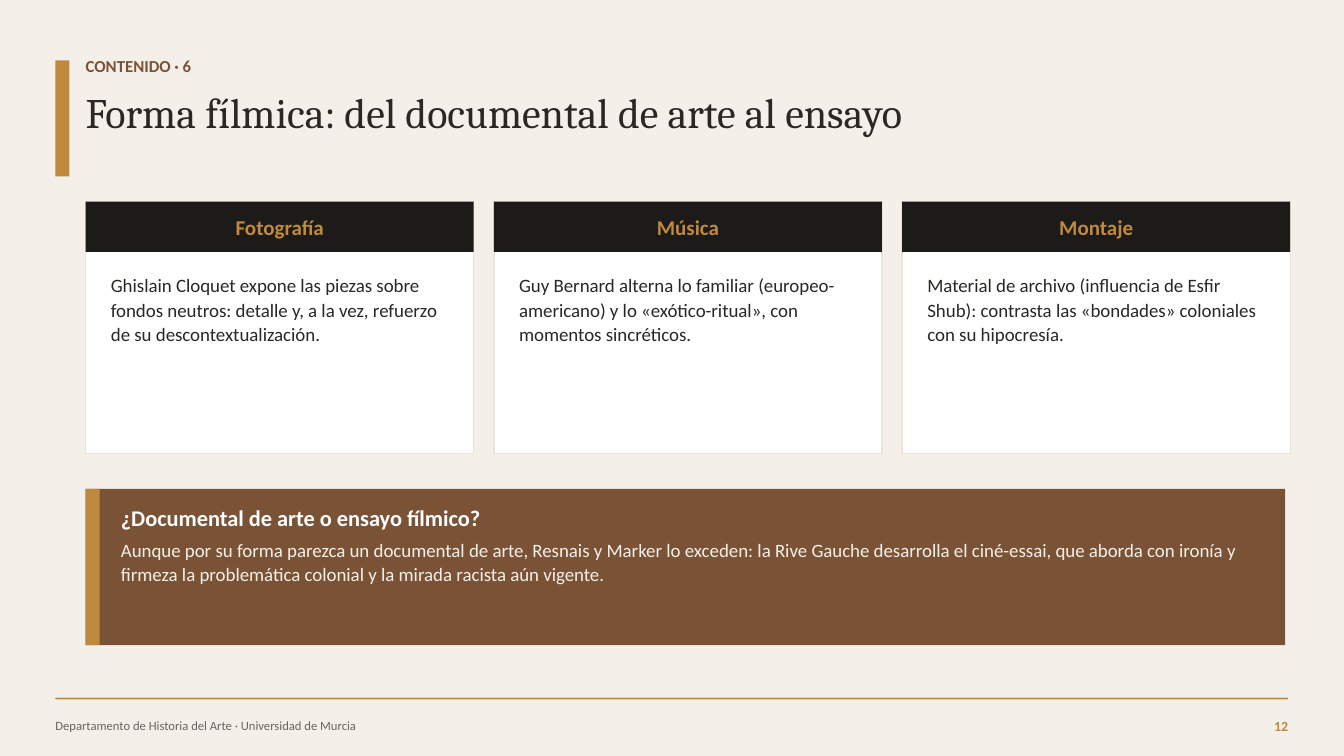
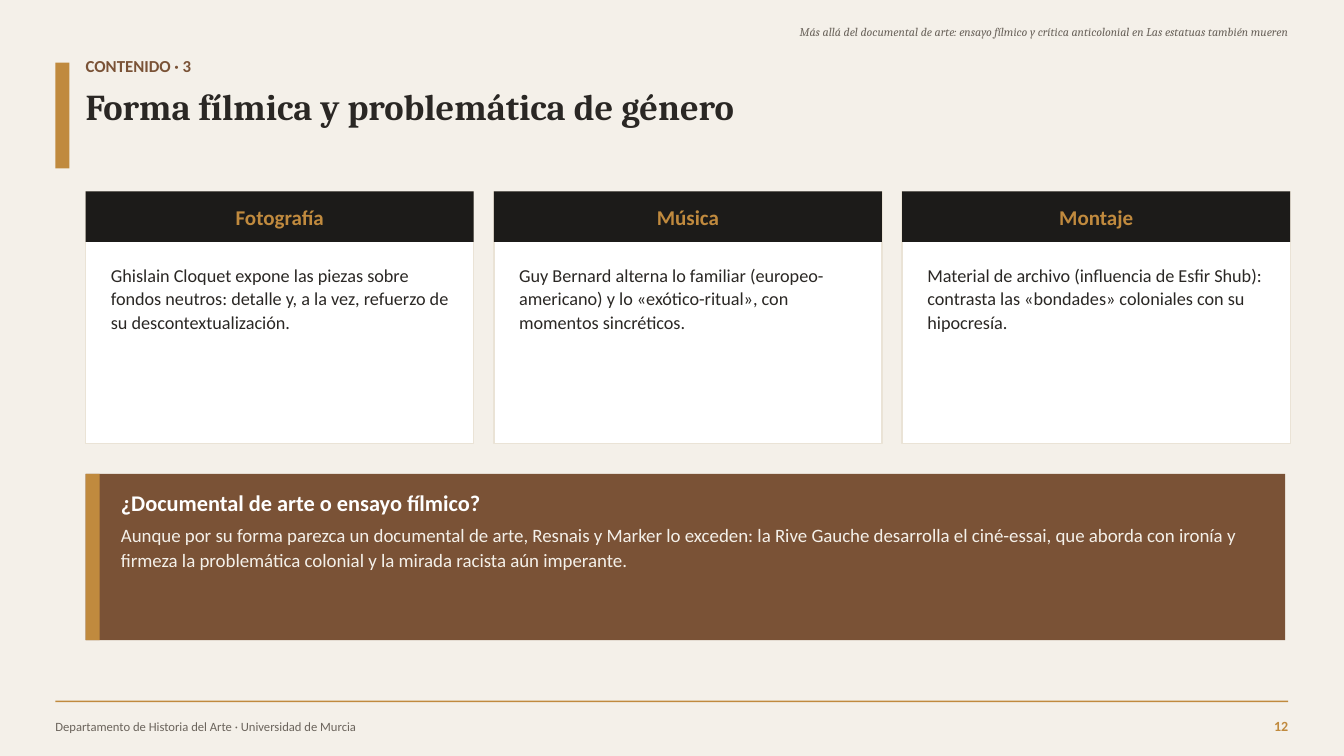
Before and after one commit to facundonicolasvgg/pedritojoseunitfg, a slide deck: slide 12 of Defensa_TFG_Las_estatuas_tambien_mueren.pptx. Drawn at 1344x756 pixels with LibreOffice and Linux fonts; fonts in the diff are those of the drawing. Boxes give left, top, right and bottom in pixels: in the first picture for what was removed or moved away, otherwise in the second. Text is boxed around its words. In the diff, an @@ line names an element or a change of style, - is before the commit and + after.

Commit message:
Reestructura la presentación según el formato de las TFG de referencia (epígrafes canónicos, título corrido, metodología como fuentes)

```diff
--- a/Defensa_TFG_Las_estatuas_tambien_mueren.pptx
+++ b/Defensa_TFG_Las_estatuas_tambien_mueren.pptx
@@ text added at box(800, 28, 1288, 39), 8.5 pt, text #6B645C, italic @@
+Más allá del documental de arte: ensayo fílmico y crítica anticolonial en Las estatuas también mueren
@@ rectangle: place and size @@
-rectangle at box(55, 60, 70, 176)
+rectangle at box(55, 63, 70, 168)
@@ text at box(86, 61, 191, 72): text changed @@
-CONTENIDO · 6
+CONTENIDO · 3
@@ text at box(86, 94, 734, 128): text changed; size 30 to 26 pt; bold on @@
-Forma fílmica: del documental de arte al ensayo
+Forma fílmica y problemática de género
@@ 6 texts, 6 rectangles: place and size @@
-6 texts, 6 rectangles at box(86, 202, 1291, 454)
+6 texts, 6 rectangles at box(86, 192, 1291, 444)
@@ size 13.5 to 13 pt in 3 elements at box(519, 269, 823, 329), box(111, 269, 449, 329), box(927, 269, 1261, 332) @@
@@ rectangle: place and size @@
-rectangle at box(86, 489, 1286, 645)
+rectangle at box(86, 474, 1286, 640)
@@ rectangle: place and size @@
-rectangle at box(86, 489, 100, 645)
+rectangle at box(86, 474, 100, 640)
@@ text "¿Documental de arte o ensayo ...": place and size @@
-text "¿Documental de arte o ensayo ..." at box(121, 510, 1236, 584)
+text "¿Documental de arte o ensayo ..." at box(121, 495, 1236, 570)
@@ text at box(121, 529, 1236, 570): text changed @@
-Aunque por su forma parezca un documental de arte, Resnais y Marker lo exceden: la Rive Gauche desarrolla el ciné-essai, que aborda con ironía y firmeza la problemática colonial y la mirada racista aún vigente.
+Aunque por su forma parezca un documental de arte, Resnais y Marker lo exceden: la Rive Gauche desarrolla el ciné-essai, que aborda con ironía y firmeza la problemática colonial y la mirada racista aún imperante.
```
Also in this commit, not shown: 14 other slides changed, 1 other file.
